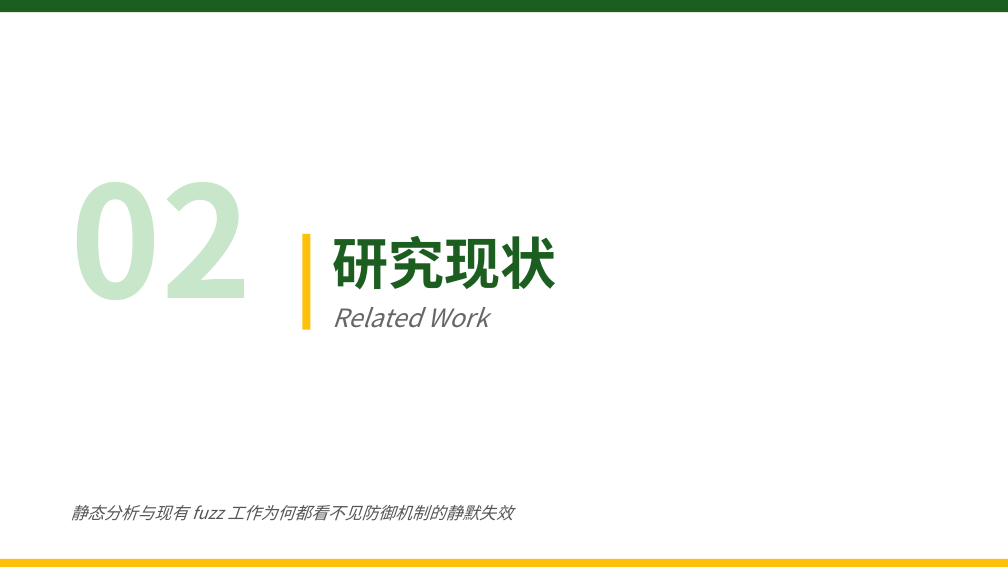
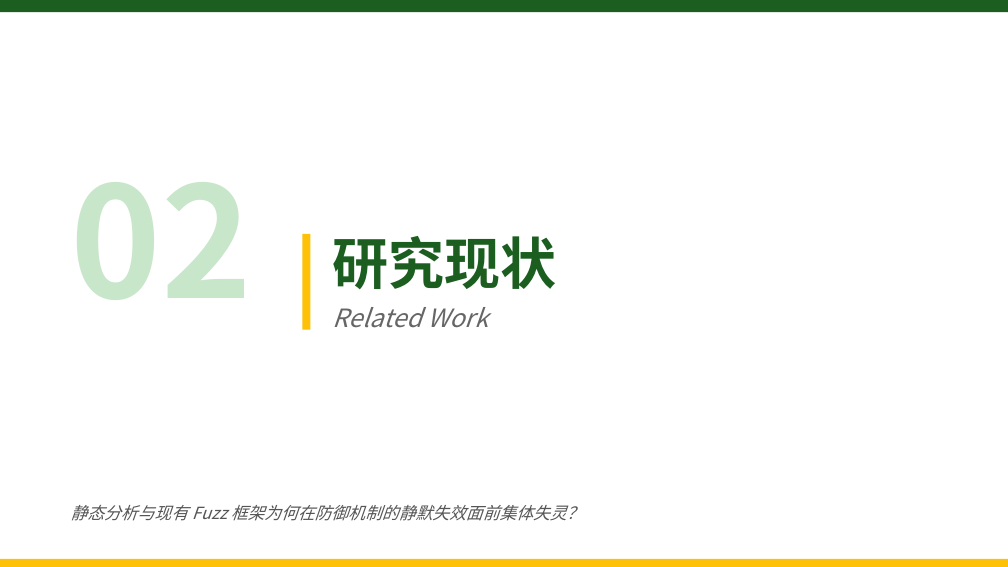
Before and after one commit to zjy-dev/de-fuzz, a slide deck: slide 7 of docs/presentations/pptx-workspace/开题答辩-DeFuzz.pptx (slide 5 before the commit). Drawn at 1008x567 pixels with LibreOffice and Linux fonts; fonts in the diff are those of the drawing. Boxes give left, top, right and bottom in pixels: in the first picture for what was removed or moved away, otherwise in the second. Text is boxed around its words. In the diff, an @@ line names an element or a change of style, - is before the commit and + after.

```diff
--- a/docs/presentations/pptx-workspace/开题答辩-DeFuzz.pptx
+++ b/docs/presentations/pptx-workspace/开题答辩-DeFuzz.pptx
@@ text at (71, 505, 584, 521): text changed @@
-静态分析与现有 fuzz 工作为何都看不见防御机制的静默失效
+静态分析与现有 Fuzz 框架为何在防御机制的静默失效面前集体失灵？
```
Also in this commit, not shown: 14 other slides changed, 5 slides added, 2 slides removed, 15 other files.
